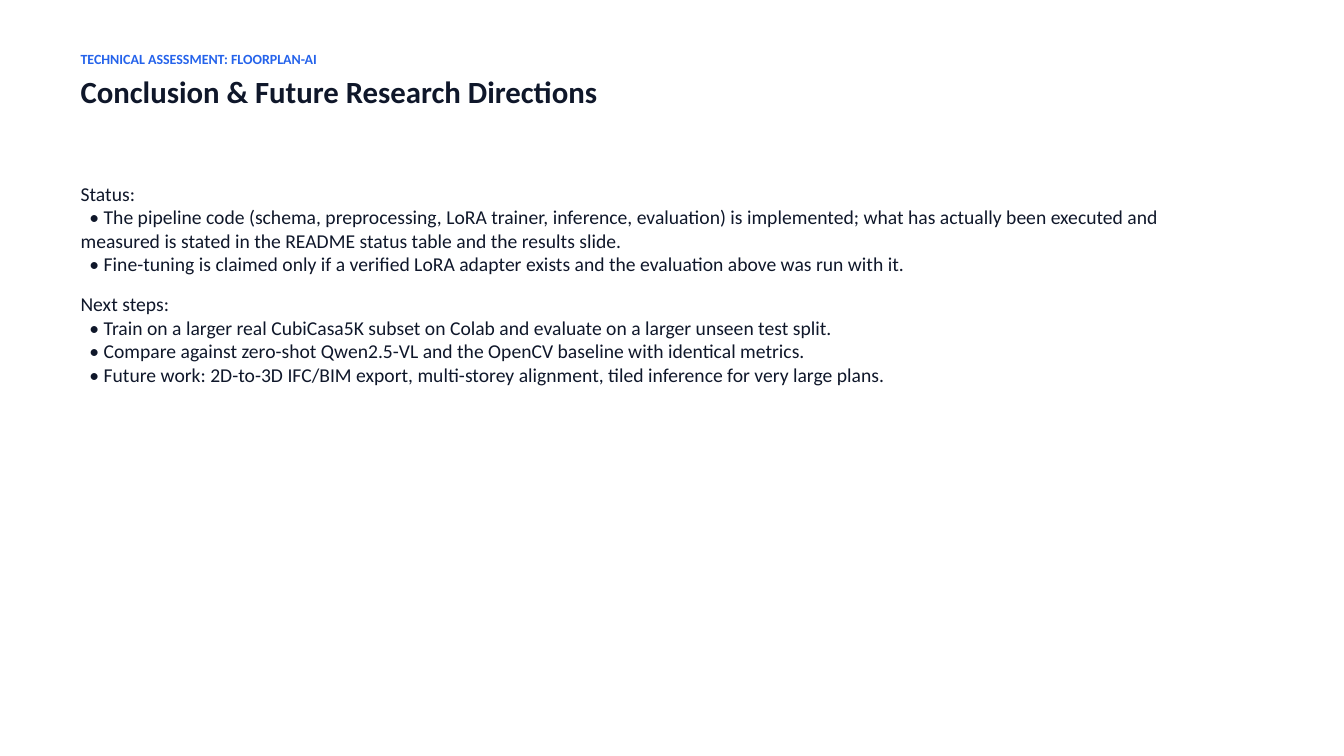
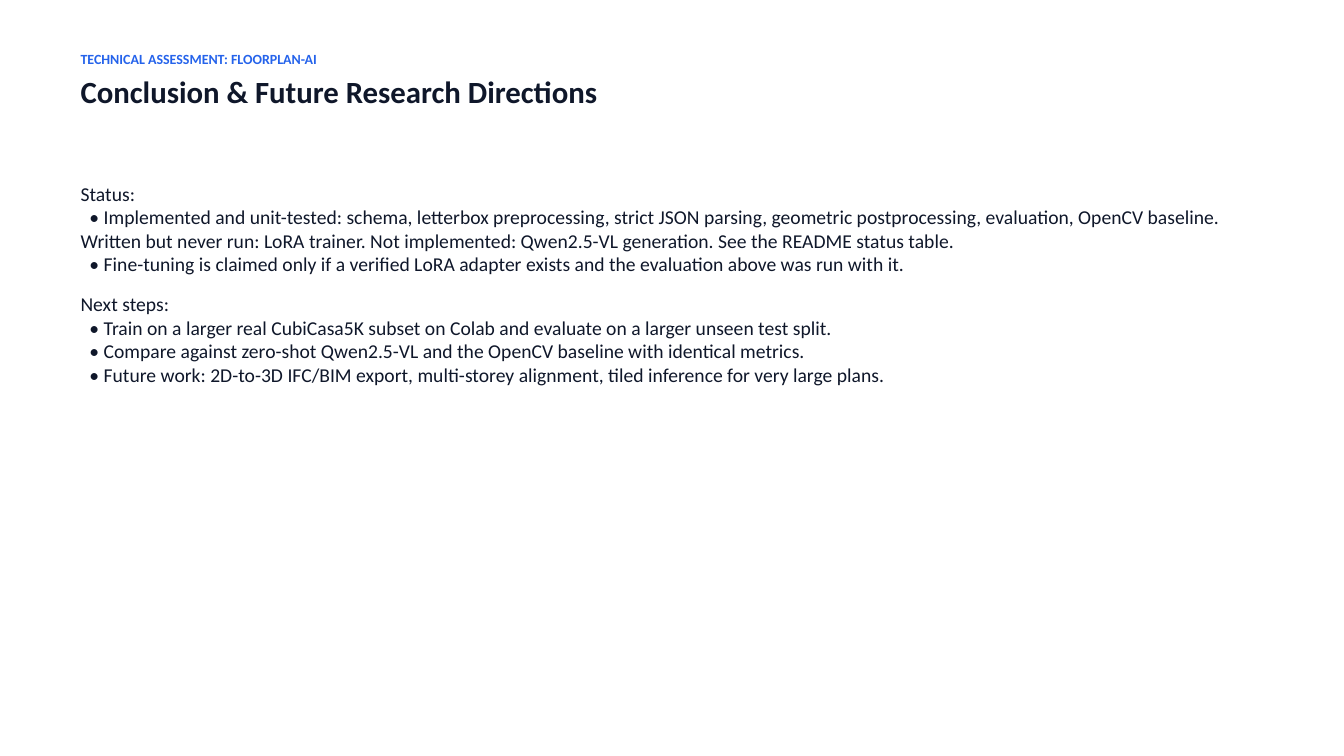
Before and after one commit to sandhiya-1234/FloorPlan-AI, a slide deck: slide 14 of presentation/Floorplan_AI_Assessment.pptx. Drawn at 1344x756 pixels with LibreOffice and Linux fonts; fonts in the diff are those of the drawing. Boxes give left, top, right and bottom in pixels: in the first picture for what was removed or moved away, otherwise in the second. Text is boxed around its words. In the diff, an @@ line names an element or a change of style, - is before the commit and + after.

```diff
--- a/presentation/Floorplan_AI_Assessment.pptx
+++ b/presentation/Floorplan_AI_Assessment.pptx
@@ text at (81,188,1219,275): text changed @@
-Status:
-• The pipeline code (schema, preprocessing, LoRA trainer, inference, evaluation) is implemented; what has actually been executed and measured is stated in the README status table and the results slide.
-• Fine-tuning is claimed only if a verified LoRA adapter exists and the evaluation above was run with it.
+Status:
+• Implemented and unit-tested: schema, letterbox preprocessing, strict JSON parsing, geometric postprocessing, evaluation, OpenCV baseline. Written but never run: LoRA trainer. Not implemented: Qwen2.5-VL generation. See the README status table.
+• Fine-tuning is claimed only if a verified LoRA adapter exists and the evaluation above was run with it.
```
Also in this commit, not shown: 6 other slides changed, 3 other files.
